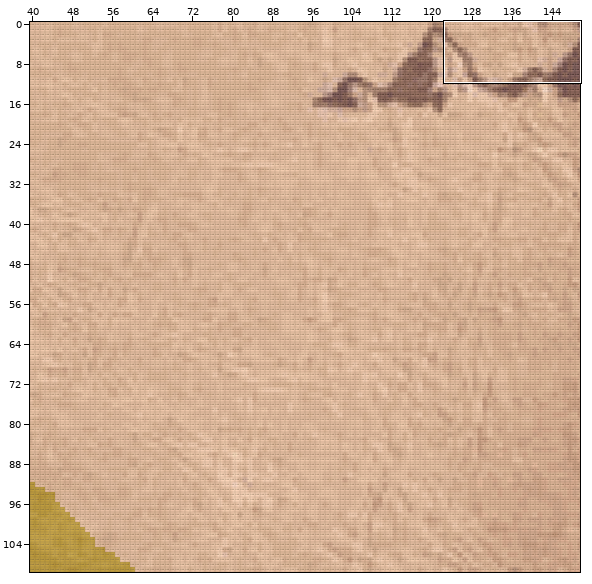
An edit to a level. Tiled map, forge-gui/res/adventure/MiddleEarth/world/middleearth/chunk_7_5.tmx. Above, an overview of the earlier version with the close-up marked.
Close-up. Before the commit:
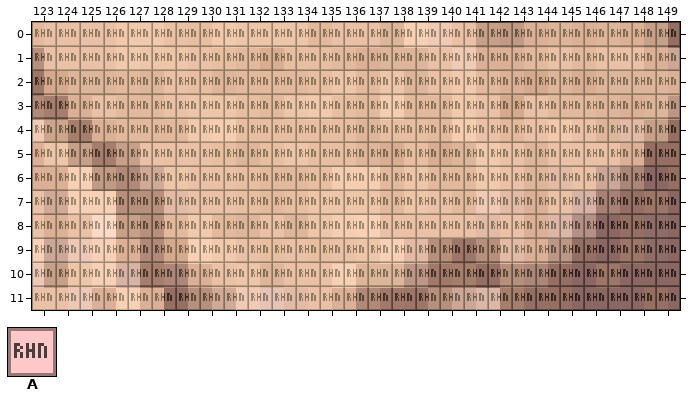
Cells are 16x16 px. Shown: x 123..149, y 0..11. The commit also changed other parts of the map, which this record leaves out.
Key: from "biomes": A 6 "rhun".
_ is an empty cell.
Layers that did not change in this view are not listed.
Layer "Biomes" before, first column x 123:
 0 AAAAAAAAAAAAAAAAAAAAAAAAAAA
 1 AAAAAAAAAAAAAAAAAAAAAAAAAAA
 2 AAAAAAAAAAAAAAAAAAAAAAAAAAA
 3 AAAAAAAAAAAAAAAAAAAAAAAAAAA
 4 AAAAAAAAAAAAAAAAAAAAAAAAAAA
 5 AAAAAAAAAAAAAAAAAAAAAAAAAAA
 6 AAAAAAAAAAAAAAAAAAAAAAAAAAA
 7 AAAAAAAAAAAAAAAAAAAAAAAAAAA
 8 AAAAAAAAAAAAAAAAAAAAAAAAAAA
 9 AAAAAAAAAAAAAAAAAAAAAAAAAAA
10 AAAAAAAAAAAAAAAAAAAAAAAAAAA
11 AAAAAAAAAAAAAAAAAAAAAAAAAAA
Now the later version:
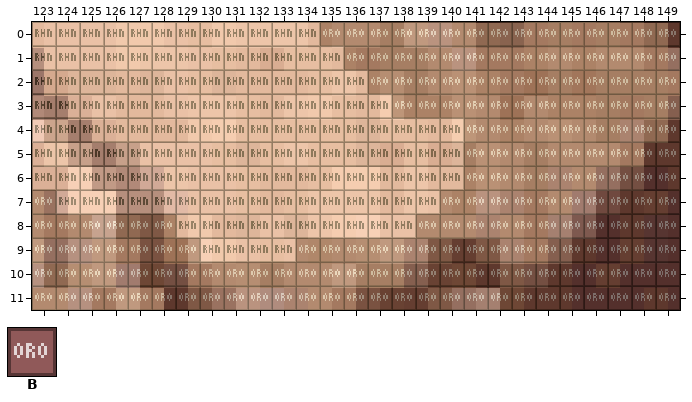
Further tiles: from "biomes": B 43 "orocarni".
Commit message: finish biomes
What changed:
Changed rows in their new state; . is an unchanged cell.
Layer "Biomes":
first column x 123:
 0 ............BBBBBBBBBBBBBBB
 1 .............BBBBBBBBBBBBBB
 2 ..............BBBBBBBBBBBBB
 3 ...............BBBBBBBBBBBB
 4 ..................BBBBBBBBB
 5 ..................BBBBBBBBB
 6 ..................BBBBBBBBB
 7 B................BBBBBBBBBB
 8 BBBBBB..........BBBBBBBBBBB
 9 BBBBBBB....BBBBBBBBBBBBBBBB
10 BBBBBBBBBBBBBBBBBBBBBBBBBBB
11 BBBBBBBBBBBBBBBBBBBBBBBBBBB
